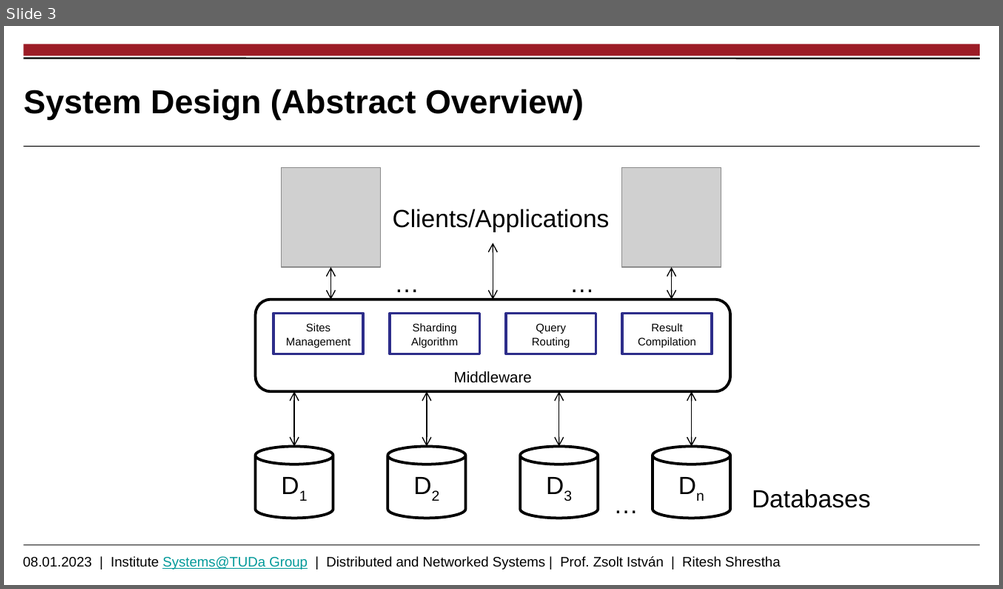
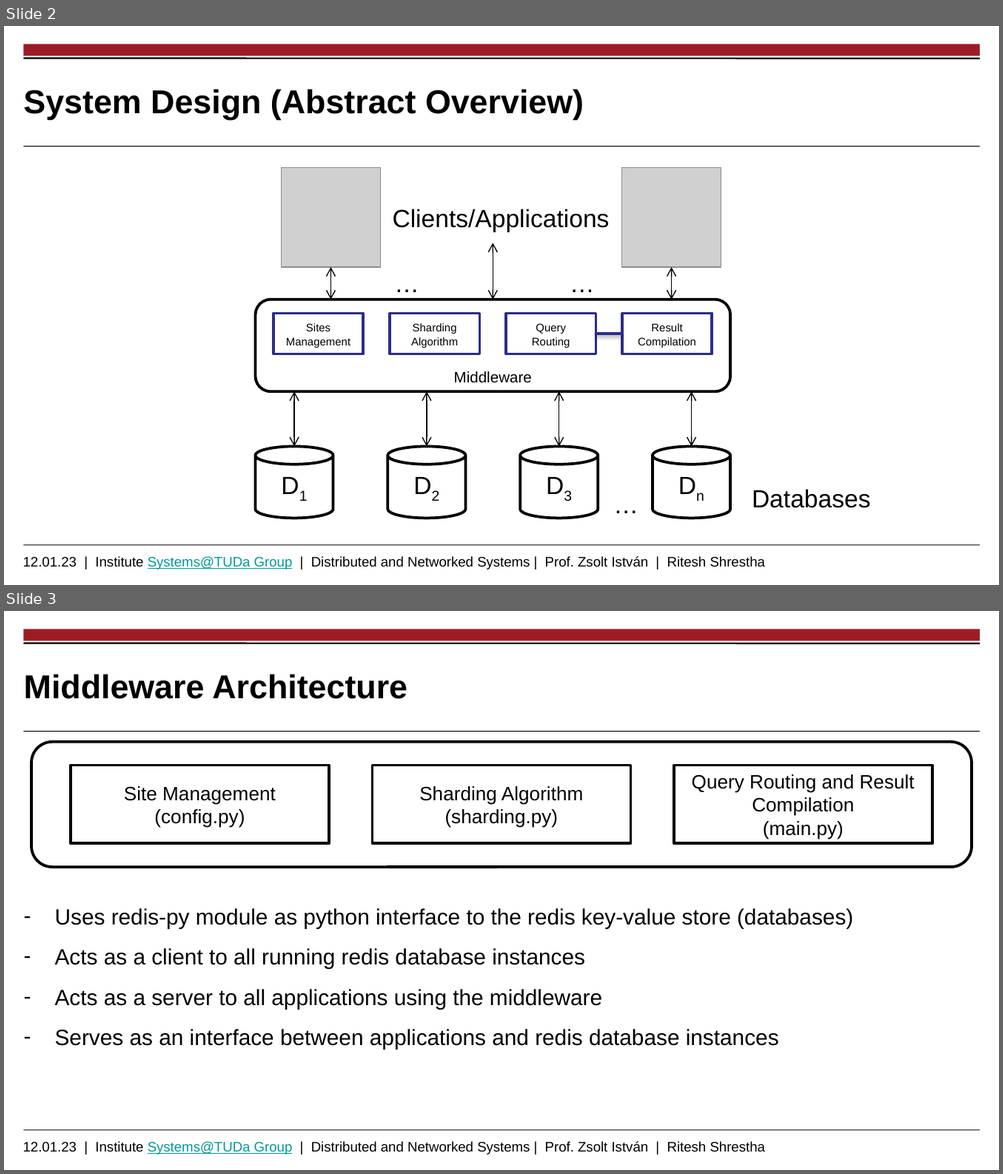
Before and after one commit to riteshCodes/sharded-distributed-databases, a slide deck: Documentation/Thesis_Presentation_Shrestha_Ritesh.pptx. Shown one above the other, each under a label of ours: slide 3 before the commit, slides 2 and 3 after it. The pictures are 1003x589 and 1003x1174 pixels, drawn with LibreOffice and Linux fonts; fonts in the diff are those of the drawing; grey boxes stand for pictures; background and template pictures are left out. Boxes give left, top, right and bottom in pixels: in the first picture for what was removed or moved away, otherwise in the second. Text is boxed around its words. In the diff, an @@ line names an element or a change of style, - is before the commit and + after.

```diff
--- a/Documentation/Thesis_Presentation_Shrestha_Ritesh.pptx
+++ b/Documentation/Thesis_Presentation_Shrestha_Ritesh.pptx
@@ slide 3 added at (4, 611, 999, 1170), background #FFFFFF; not listed: 5 template elements that a slide beside it also shows @@
@@ title added at (24, 674, 407, 699), 24 pt, text #000000, bold @@
+Middleware Architecture
@@ rounded rectangle added at (32, 742, 972, 868), fill #FFFFFF, outline #000000 2 pt @@
@@ rectangle added at (71, 765, 329, 843), fill #FFFFFF, outline #000000 2 pt, 14 pt, text #000000 @@
+Site Management
+(config.py)
@@ rectangle added at (372, 765, 631, 843), fill #FFFFFF, outline #000000 2 pt, 14 pt, text #000000 @@
+Sharding Algorithm
+(sharding.py)
@@ rectangle added at (674, 765, 932, 843), fill #FFFFFF, outline #000000 2 pt, 14 pt, text #000000 @@
+Query Routing and Result Compilation
+(main.py)
@@ text added at (55, 908, 853, 1050), 16 pt, text #000000 @@
+– Uses redis-py module as python interface to the redis key-value store (databases)
+– Acts as a client to all running redis database instances
+– Acts as a server to all applications using the middleware
+– Serves as an interface between applications and redis database instances
@@ what was slide 3 is now slide 2 @@
@@ slide 2 changed as well @@
@@ line added from (596, 335) to (622, 335), #2D2D8A 2 pt @@
@@ text at (23, 557, 765, 570): text changed @@
-08.01.2023 | Institute Systems@TUDa Group | Distributed and Networked Systems | Prof. Zsolt István | Ritesh Shrestha
+12.01.23 | Institute Systems@TUDa Group | Distributed and Networked Systems | Prof. Zsolt István | Ritesh Shrestha
```
Also in this commit, not shown: 1 other slide changed, 3 other slides added, 2 slides removed, 3 other files.
